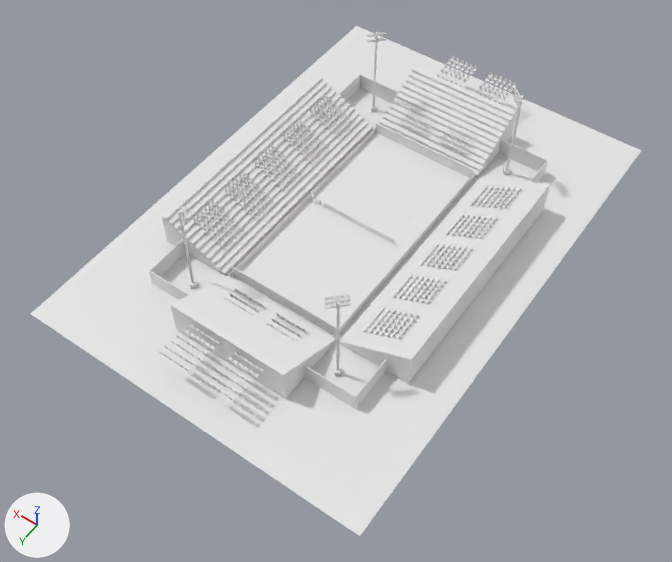
Two versions of the Blender file Assets/Models/stadium.blend, one commit apart.
Both versions are drawn from a 50 mm lens placed at (-51.4, 77.7, 105.4), pointed at (-3.3, 10.3, -0.5). The axes (+X, +Y, +Z) are drawn at lower left. The lights are the same throughout.

The first picture shows 'area esterna campo', 'area verde', 'desie curva', 'landscape', 'pilone 1', 'recinto', 'recinto campo', 'sedie lati', 'tribuna curva', 'tribuna lati'.
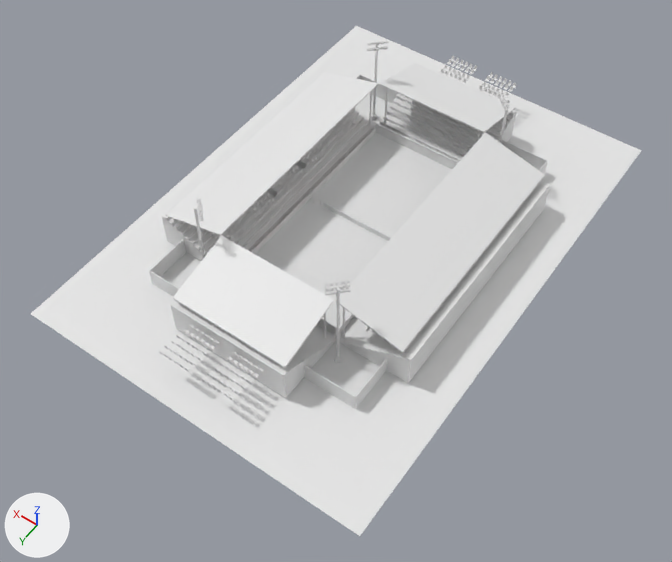
What differs and where, as boxes [x1, y1, x2, y2] in the pictures (672 x 562 px):
'Cylinder.001', added
    after: [166, 72, 545, 353]
'Cylinder', added
    after: [173, 63, 515, 368]
'pilone 1', moved
    before: [178, 32, 523, 376]
    after: [194, 41, 510, 363]
'Sphere.003', moved
    before: [181, 32, 522, 307]
    after: [197, 41, 509, 294]
part 1 of me_cube_001, added
    after: [162, 76, 550, 383]
'sedie lati', unchanged, covered by the edit
    before: [193, 95, 521, 339]
    after: [209, 114, 373, 331]

Edits to the bpy script that builds the scene:
```text
Change me_cube_001:
    used by ob_tribuna_lati; location = (-17.5, 0.0, 0.0)
    remove me_cube_001.from_pydata(...)  # 206 vertices, 204 faces; spans x -3.8..7.4, y -19.0..19.0, z 0.0..5.5
    add me_cube_001.from_pydata(...)  # 522 vertices, 518 faces; spans x -3.8..7.4, y -19.0..19.0, z 0.0..5.5
    me_cube_001 part 1: 316 vertices added at x -3.8..7.4, y -4.4..4.5, z 0.0..5.5
Add me_cylinder:
    me_cylinder.from_pydata(...)  # 40 vertices, 26 faces; spans x -9.38..0.0, y 19.22..29.73, z -4.52..5.44
Add me_cylinder_002:
    me_cylinder_002.from_pydata(...)  # 40 vertices, 26 faces; spans x -20.1..-9.6, y -19.2..0.0, z -4.5..5.4
Change ob_pilone_1:
    ob_pilone_1.location: (12.7, -22.9, 7.4) -> (11.4, -21.2, 7.4)
Add ob_cylinder:
    ob_cylinder = bpy.data.objects.new('Cylinder', me_cylinder)
    ob_cylinder.location = (0.0, 0.0, 4.0)
    _m = ob_cylinder.modifiers.new('Mirror', 'MIRROR')
    _m.use_axis = (False, True, False)
    _m = ob_cylinder.modifiers.new('Mirror.001', 'MIRROR')
Add ob_cylinder_001:
    ob_cylinder_001 = bpy.data.objects.new('Cylinder.001', me_cylinder_002)
    ob_cylinder_001.location = (0.0, 0.0, 4.0)
    _m = ob_cylinder_001.modifiers.new('Mirror', 'MIRROR')
    _m.use_axis = (False, True, False)
    _m = ob_cylinder_001.modifiers.new('Mirror.001', 'MIRROR')
```
